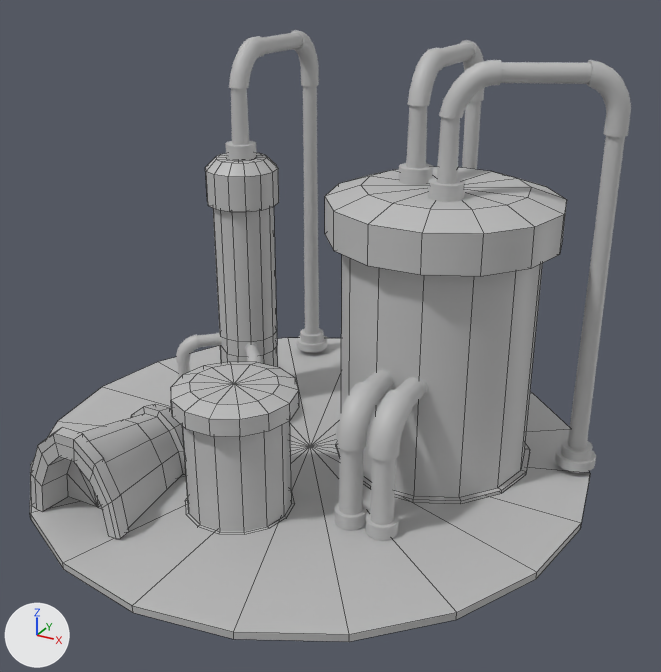
Two versions of the FBX model ArtAsset/3D/Assets/StarsFactory/Exports/StarsFactory_lvl3.fbx, one commit apart.
Rendered twice from a camera (50 mm lens) standing at (1.494, -2.561, 1.746) and looking at (0.109, -0.042, 0.486). Arrows for +X, +Y and +Z are at lower left; the lights stay in place. Mesh edges are drawn as thin lines on the coarser meshes. Where no turn or scale is listed for an object, it has been applied to the vertices.
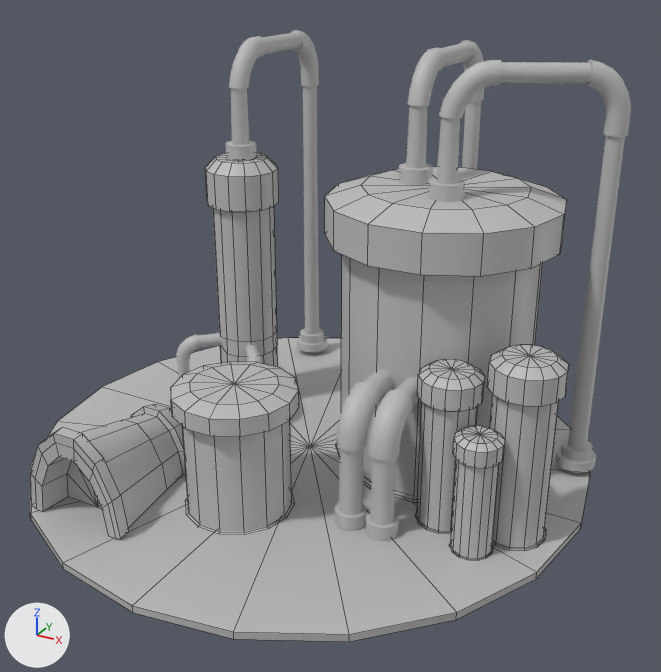
Edits to the bpy script that builds the scene:
```text
Add me_mesh_014:
    me_mesh_014.from_pydata(...)  # 100 vertices, 112 faces; spans x -0.116..0.116, y -0.113..0.113, z -0.308..0.308
    me_mesh_014.materials.append(mat_lambert1)  # grey #bcbcbc
Add me_mesh_015:
    me_mesh_015.from_pydata(...)  # 100 vertices, 112 faces; spans x -0.075..0.075, y -0.073..0.073, z -0.2..0.2
    me_mesh_015.materials.append(mat_lambert1)  # grey #bcbcbc
Add me_mesh_016:
    me_mesh_016.from_pydata(...)  # 100 vertices, 112 faces; spans x -0.101..0.101, y -0.098..0.098, z -0.269..0.269
    me_mesh_016.materials.append(mat_lambert1)  # grey #bcbcbc
Add ob_pcylinder57:
    ob_pcylinder57 = bpy.data.objects.new('pCylinder57', me_mesh_014)
    ob_pcylinder57.location = (0.831, -0.148, 0.308)
Add ob_pcylinder58:
    ob_pcylinder58 = bpy.data.objects.new('pCylinder58', me_mesh_015)
    ob_pcylinder58.location = (0.745, -0.291, 0.201)
Add ob_pcylinder59:
    ob_pcylinder59 = bpy.data.objects.new('pCylinder59', me_mesh_016)
    ob_pcylinder59.location = (0.608, -0.186, 0.269)
```

Location of each change, [x1, y1, x2, y2] in pixels of the pictures (661 x 672 px):
'pCylinder57', added: after [487, 345, 569, 551]
'pCylinder59', added: after [415, 359, 485, 534]
'pCylinder58', added: after [449, 426, 505, 560]
